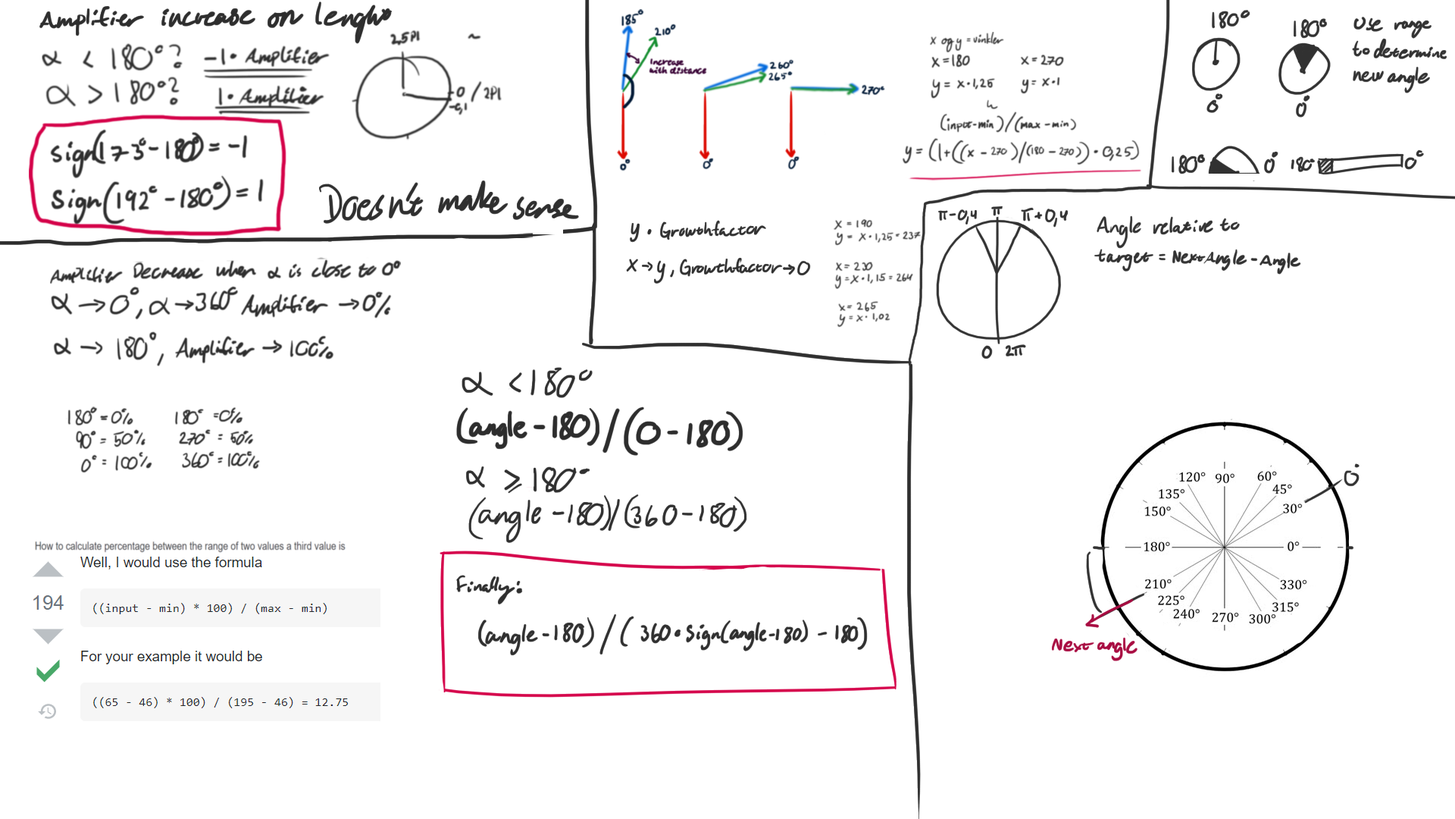
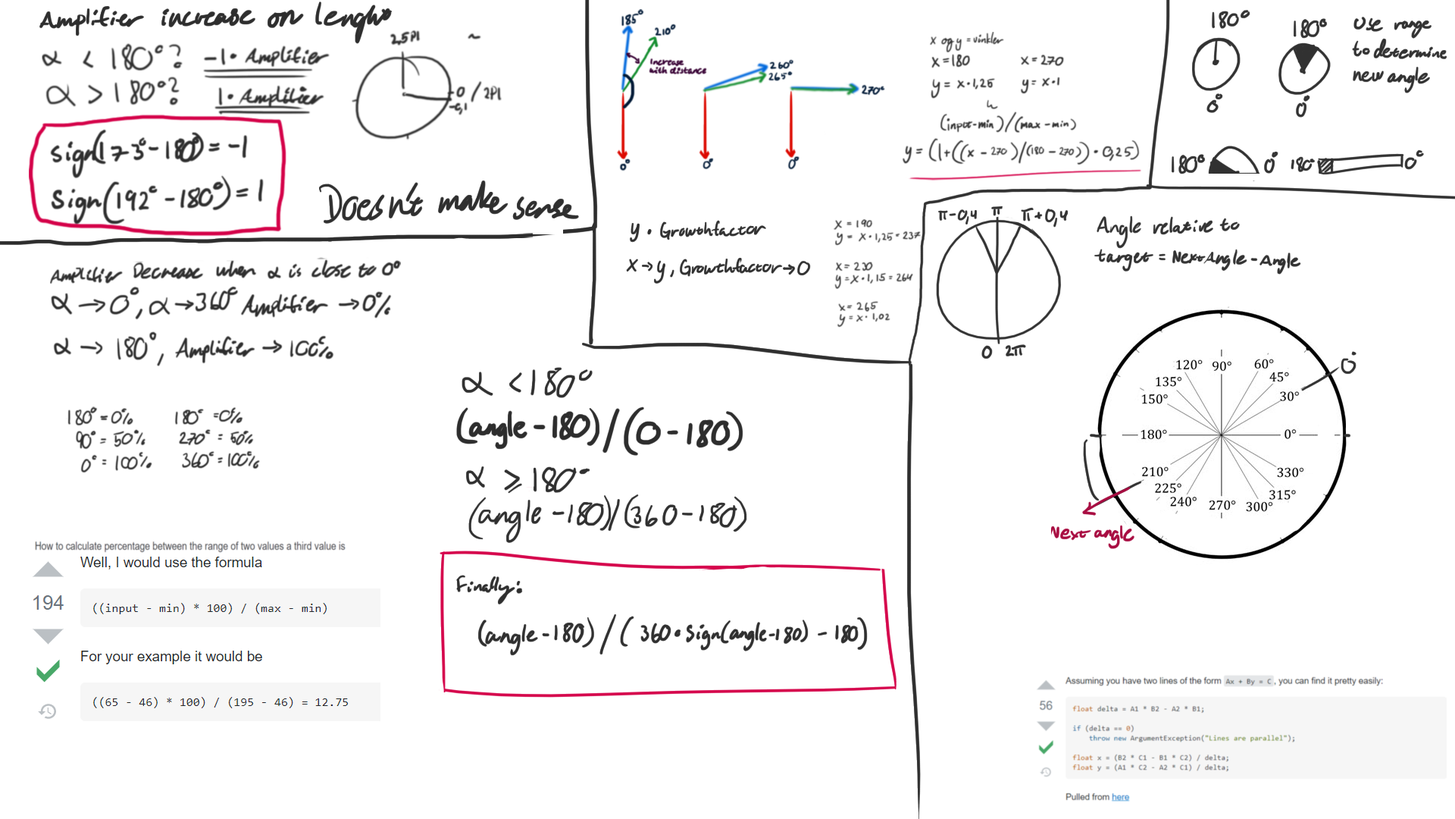
Revision of a layered w=1455, h=819 image; what changed, layer by layer:
painted on "Paint Layer 1" over [1036, 306, 1447, 802]
